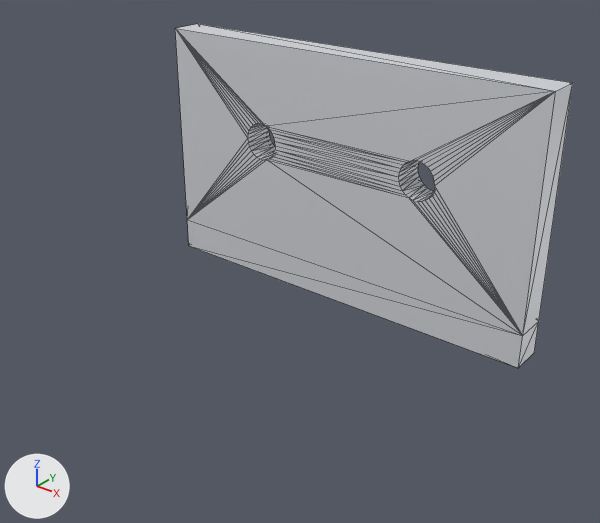
The glTF model e2e/demo/shots/forge/deliverables/l-bracket/l-bracket.glb as it was, and as the next commit left it.
Before and after are seen from a camera (50 mm lens) standing at (157.7, -155.0, 98.4) and looking at (57.5, -29.8, 20.7). Arrows for +X, +Y and +Z are at lower left; the lights stay in place. The first picture is the older version. Mesh edges are drawn as thin lines. Vertices at exactly the same position are counted once.

The first picture shows 'Archie · asset.make-l-bracket'.
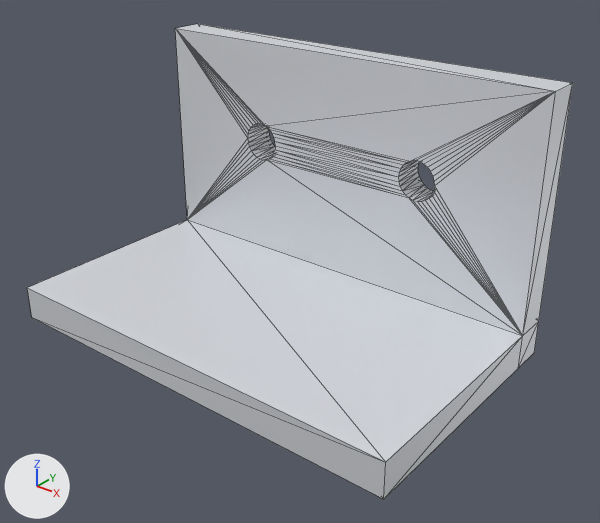
Changed parts and their boxes [x1, y1, x2, y2] in the pictures (600 x 523 px):
'Archie · asset.make-l-bracket', reshaped (37% wider, 38% taller)
    before: [175, 24, 573, 368]
    after: [27, 24, 573, 499]
part 1 of me_mesh_0, built on
    before: [187, 220, 523, 368]
    after: [27, 220, 523, 499]

The change, as a diff of the scene's bpy script:
```diff
--- a/e2e/demo/shots/forge/deliverables/l-bracket/l-bracket.glb.py
+++ b/e2e/demo/shots/forge/deliverables/l-bracket/l-bracket.glb.py
@@ me_mesh_0 @@
 # used by ob_archie___asset_make_l_bracket; location = (0.0, 0.0, 0.0)
-me_mesh_0.from_pydata(...)  # 116 vertices, 236 faces; spans x 0.0..100.0, y -8.0..0.0, z 0.0..60.0
+me_mesh_0.from_pydata(...)  # 120 vertices, 244 faces; spans x 0.0..100.0, y -60.0..0.0, z 0.0..60.0
+# me_mesh_0 part 1
+# 2 faces are deleted
+# 4 vertices are added at (0.0, -60.0, 0.0), (0.0, -60.0, 8.0), (100.0, -60.0, 0.0), (100.0, -60.0, 8.0)
+# 10 new faces join them
 me_mesh_0.materials.append(mat_archie___asset_make_l_bracket_mat)
```
